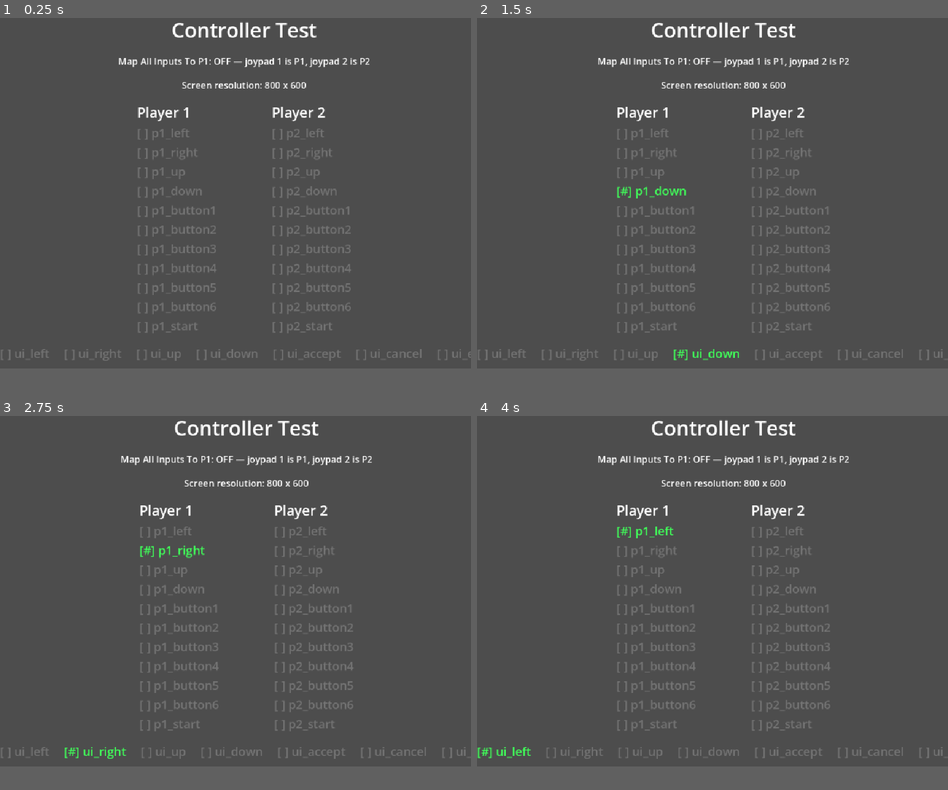
Above: before the commit, frames 1-4 (two rows, left to right).
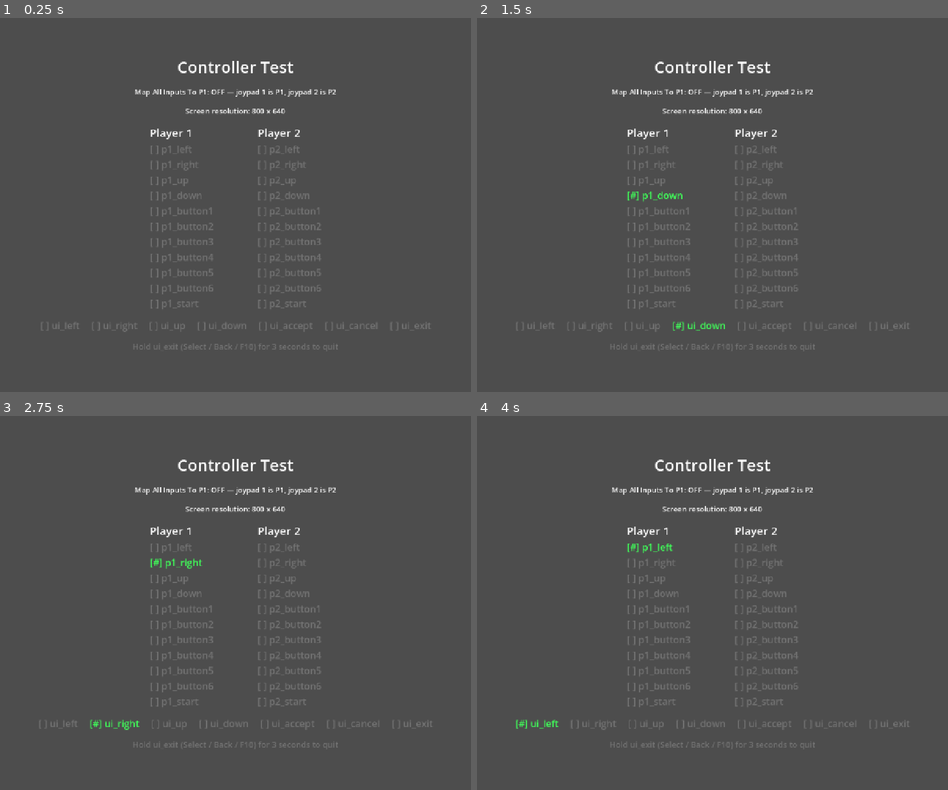
Above: after the commit, the same moments.

Repository: thygrrr/aieh-template
Game: Godot game, scene res://scenes/controller_test.tscn
The game is run twice, just before and just after one commit, with the same random seed, the same clock (stepped at 60 frames per second) and the same inputs.
Inputs:
- Up to frame 1 (0.25 s): no input
- Up to frame 2 (1.5 s): tap Enter (ui_accept) at 0.5, 0.77, 1.25 s; hold Right (ui_right) 0.53-1.28 s; hold Down (ui_down) from 1.28 s (still down)
- Up to frame 3 (2.75 s): tap Enter (ui_accept) at 1.52, 2 s; release Down (ui_down) at 2.03 s; hold Right (ui_right) from 2.03 s (still down)
- Up to frame 4 (4 s): tap Enter (ui_accept) at 2.75, 3.02, 3.5, 3.77 s; release Right (ui_right) at 2.78 s; hold Up (ui_up) 2.78-3.53 s; hold Left (ui_left) from 3.53 s (still down)
In our replay, the window is 800x600 before the commit and 800x640 after it. These sizes can differ from the game's own. Grey fills any space a smaller window leaves; there, only what the larger window draws over its background counts as a difference.

The runs differ from the first frame. In frame 1, 6.0% of the frame differs, in the area x 0-100%, y 0-92%; in frame 2, 6.4%; in frame 3, 6.4%, in the area x 0-99%, y 0-92%; in frame 4, 6.4%.

Commit message:
fix: corrected resolution

Diff:
--- a/project.godot
+++ b/project.godot
@@ -22,11 +22,10 @@
 
 [display]
 
-window/size/viewport_width=1024
-window/size/viewport_height=768
+window/size/viewport_width=1280
+window/size/viewport_height=1024
 window/size/mode=3
 window/stretch/mode="canvas_items"
-window/stretch/aspect="keep_width"
 
 [dotnet]
 
